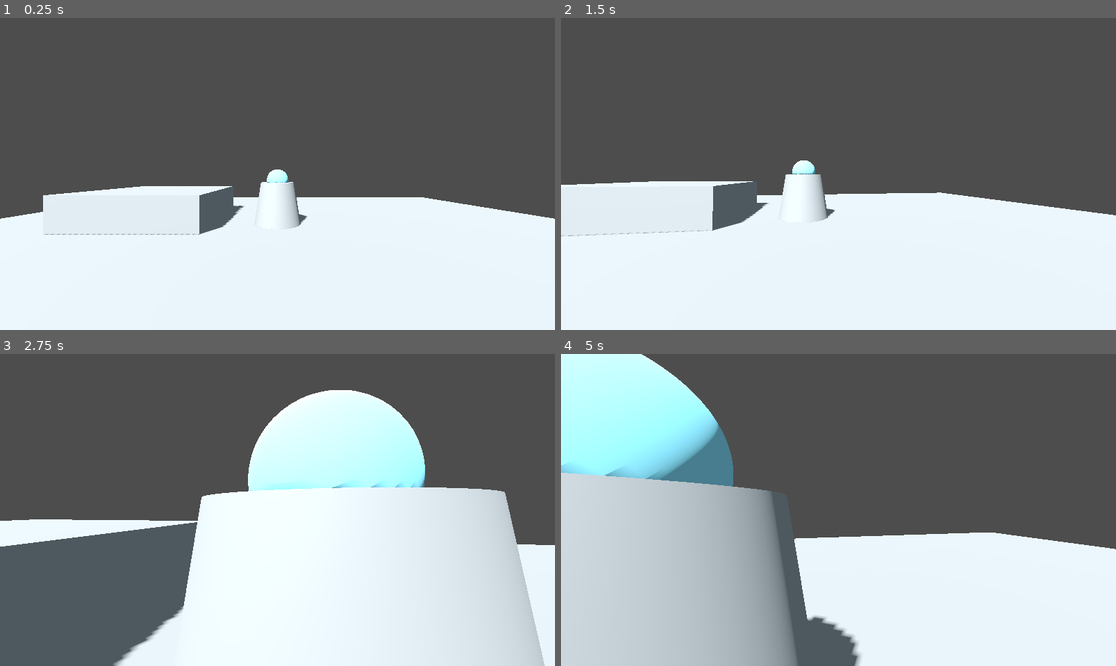
Above: before the commit, frames 1-4 (two rows, left to right).
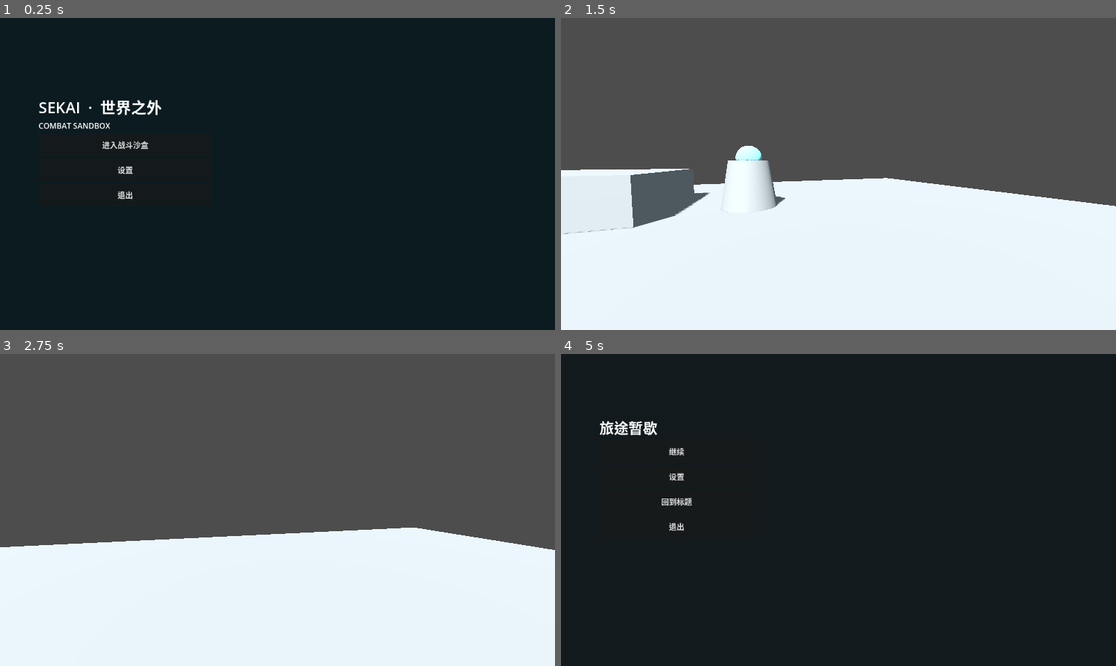
Above: after the commit, the same moments.

Repository: nanhudev/SEKAI
Game: Godot game, scene res://scenes/main/Main.tscn
Two runs of this game, one before a commit and one after it. Both use one fixed random seed, a clock stepped at 60 frames per second and the inputs below.
Inputs (mouse positions are in pixels of both pictures, inside the frame that each line leads up to):
- Up to frame 1 (0.25 s): no input
- Up to frame 2 (1.5 s): click (688, 145) at 0.5 s, where only the run after the commit has a clickable "进入战斗沙盒"; tap Enter at 1.25 s; move the mouse to (866, 174) at 1.27 s; hold W (move_forward) from 1.28 s (still down); hold Right mouse button (block) from 1.28 s (still down); click (866, 174) at 1.42 s
- Up to frame 3 (2.75 s): keep holding W (move_forward); tap Space (jump) at 1.52, 2.27 s; move the mouse to (249, 510) at 2.02 s; release Right mouse button (block) at 2.03 s; tap Q (dodge) at 2.1 s; click (249, 510) at 2.17 s
- Up to frame 4 (5 s): keep holding W (move_forward); move the mouse to (849, 503) at 2.77 s; hold Z (fire_cast) 2.78-3.53 s; click (849, 503) at 2.92 s; move the mouse to (832, 516) at 3.52 s; tap R (frost_cast) at 3.6 s; click (832, 516) at 3.67 s; tap Space (jump) at 3.77, 4.52 s; move the mouse to (877, 513) at 4.27 s; hold F (heavy_attack) from 4.28 s (still down); click (877, 513) at 4.42 s; tap Escape (ui_cancel) at 4.9 s

The runs differ from the first frame. In frame 1, 100% of the frame differs, in the area x 0-100%, y 0-100%; in frame 2, 6.6%; in frame 3, 32%; in frame 4, 100%.

Commit message:
feat: add Godot combat menu and pause flow

Diff:
--- a/godot/scenes/main/Main.tscn
+++ b/godot/scenes/main/Main.tscn
@@ -1,7 +1,17 @@
-[gd_scene load_steps=2 format=3]
+[gd_scene load_steps=5 format=3]
 
-[ext_resource type="PackedScene" path="res://scenes/combat/CombatSandbox.tscn" id="1"]
+[ext_resource type="Script" path="res://scripts/systems/main_flow.gd" id="1"]
+[ext_resource type="PackedScene" path="res://scenes/ui/MainMenu.tscn" id="2"]
+[ext_resource type="PackedScene" path="res://scenes/ui/PauseMenu.tscn" id="3"]
+[ext_resource type="PackedScene" path="res://scenes/ui/SettingsMenu.tscn" id="4"]
 
-[node name="Main" type="Node3D"]
+[node name="Main" type="Node"]
+script = ExtResource("1")
 
-[node name="CombatSandbox" parent="." instance=ExtResource("1")]
+[node name="MainMenu" parent="." instance=ExtResource("2")]
+
+[node name="PauseMenu" parent="." instance=ExtResource("3")]
+visible = false
+
+[node name="SettingsMenu" parent="." instance=ExtResource("4")]
+visible = false
--- /dev/null
+++ b/godot/scenes/ui/MainMenu.tscn
@@ -0,0 +1,10 @@
+[gd_scene load_steps=2 format=3]
+
+[ext_resource type="Script" path="res://scripts/systems/main_menu.gd" id="1"]
+
+[node name="MainMenu" type="Control"]
+layout_mode = 3
+anchors_preset = 15
+anchor_right = 1.0
+anchor_bottom = 1.0
+script = ExtResource("1")
--- /dev/null
+++ b/godot/scenes/ui/PauseMenu.tscn
@@ -0,0 +1,10 @@
+[gd_scene load_steps=2 format=3]
+
+[ext_resource type="Script" path="res://scripts/systems/pause_menu.gd" id="1"]
+
+[node name="PauseMenu" type="Control"]
+layout_mode = 3
+anchors_preset = 15
+anchor_right = 1.0
+anchor_bottom = 1.0
+script = ExtResource("1")
--- /dev/null
+++ b/godot/scenes/ui/SettingsMenu.tscn
@@ -0,0 +1,10 @@
+[gd_scene load_steps=2 format=3]
+
+[ext_resource type="Script" path="res://scripts/systems/settings_menu.gd" id="1"]
+
+[node name="SettingsMenu" type="Control"]
+layout_mode = 3
+anchors_preset = 15
+anchor_right = 1.0
+anchor_bottom = 1.0
+script = ExtResource("1")
--- /dev/null
+++ b/godot/scripts/systems/main_flow.gd
@@ -0,0 +1,100 @@
+extends Node
+
+@export var combat_scene: PackedScene = preload("res://scenes/combat/CombatSandbox.tscn")
+
+@onready var main_menu: Control = $MainMenu
+@onready var pause_menu: Control = $PauseMenu
+@onready var settings_menu: Control = $SettingsMenu
+
+var combat_sandbox: Node3D
+var settings_return_to_pause := false
+
+
+func _ready() -> void:
+	Input.mouse_mode = Input.MOUSE_MODE_VISIBLE
+	main_menu.start_pressed.connect(start_game)
+	main_menu.settings_pressed.connect(func() -> void: _open_settings(false))
+	main_menu.exit_pressed.connect(exit_game)
+	pause_menu.resume_pressed.connect(resume_game)
+	pause_menu.settings_pressed.connect(func() -> void: _open_settings(true))
+	pause_menu.title_pressed.connect(return_to_title)
+	pause_menu.exit_pressed.connect(exit_game)
+	settings_menu.back_pressed.connect(_close_settings)
+	settings_menu.fov_slider.value_changed.connect(_apply_settings)
+	settings_menu.sensitivity_slider.value_changed.connect(_apply_settings)
+
+
+func _unhandled_input(event: InputEvent) -> void:
+	if event.is_action_pressed("ui_cancel") and combat_sandbox != null and not settings_menu.visible:
+		if pause_menu.visible:
+			resume_game()
+		else:
+			pause_game()
+		get_viewport().set_input_as_handled()
+
+
+func start_game() -> void:
+	if combat_sandbox != null:
+		return
+	combat_sandbox = combat_scene.instantiate() as Node3D
+	add_child(combat_sandbox)
+	move_child(combat_sandbox, 0)
+	main_menu.visible = false
+	pause_menu.visible = false
+	settings_menu.visible = false
+	_apply_settings(0.0)
+	Input.mouse_mode = Input.MOUSE_MODE_CAPTURED
+
+
+func pause_game() -> void:
+	if combat_sandbox == null:
+		return
+	combat_sandbox.process_mode = Node.PROCESS_MODE_DISABLED
+	pause_menu.visible = true
+	Input.mouse_mode = Input.MOUSE_MODE_VISIBLE
+
+
+func resume_game() -> void:
+	if combat_sandbox == null:
+		return
+	combat_sandbox.process_mode = Node.PROCESS_MODE_INHERIT
+	pause_menu.visible = false
+	Input.mouse_mode = Input.MOUSE_MODE_CAPTURED
+
+
+func return_to_title() -> void:
+	if combat_sandbox != null:
+		combat_sandbox.queue_free()
+		combat_sandbox = null
+	Engine.time_scale = 1.0
+	pause_menu.visible = false
+	settings_menu.visible = false
+	main_menu.visible = true
+	Input.mouse_mode = Input.MOUSE_MODE_VISIBLE
+
+
+func exit_game() -> void:
+	get_tree().quit()
+
+
+func _open_settings(from_pause: bool) -> void:
+	settings_return_to_pause = from_pause
+	main_menu.visible = false
+	pause_menu.visible = false
+	settings_menu.visible = true
+	Input.mouse_mode = Input.MOUSE_MODE_VISIBLE
+
+
+func _close_settings() -> void:
+	settings_menu.visible = false
+	pause_menu.visible = settings_return_to_pause
+	main_menu.visible = not settings_return_to_pause
+
+
+func _apply_settings(_value: float) -> void:
+	if combat_sandbox == null:
+		return
+	var player: CharacterBody3D = combat_sandbox.get_node("Player")
+	var camera_feedback: CameraFeedbackController = player.get_node("CameraFeedbackController")
+	camera_feedback.base_fov = settings_menu.fov_slider.value
+	player.set("mouse_sensitivity", settings_menu.sensitivity_slider.value)
--- /dev/null
+++ b/godot/scripts/systems/main_menu.gd
@@ -0,0 +1,34 @@
+extends Control
+
+signal start_pressed
+signal settings_pressed
+signal exit_pressed
+
+
+func _ready() -> void:
+	var background := ColorRect.new()
+	background.color = Color("0b1b20")
+	background.set_anchors_and_offsets_preset(Control.PRESET_FULL_RECT)
+	add_child(background)
+	var rows := VBoxContainer.new()
+	rows.position = Vector2(80, 160)
+	rows.custom_minimum_size = Vector2(360, 280)
+	add_child(rows)
+	var title := Label.new()
+	title.text = "SEKAI  ·  世界之外"
+	title.add_theme_font_size_override("font_size", 32)
+	rows.add_child(title)
+	var subtitle := Label.new()
+	subtitle.text = "COMBAT SANDBOX"
+	rows.add_child(subtitle)
+	_add_button(rows, "进入战斗沙盒", func() -> void: start_pressed.emit())
+	_add_button(rows, "设置", func() -> void: settings_pressed.emit())
+	_add_button(rows, "退出", func() -> void: exit_pressed.emit())
+
+
+func _add_button(parent: VBoxContainer, title: String, callback: Callable) -> void:
+	var button := Button.new()
+	button.text = title
+	button.custom_minimum_size = Vector2(300, 48)
+	button.pressed.connect(callback)
+	parent.add_child(button)
--- /dev/null
+++ b/godot/scripts/systems/pause_menu.gd
@@ -0,0 +1,33 @@
+extends Control
+
+signal resume_pressed
+signal settings_pressed
+signal title_pressed
+signal exit_pressed
+
+
+func _ready() -> void:
+	var background := ColorRect.new()
+	background.color = Color(0.02, 0.06, 0.08, 0.82)
+	background.set_anchors_and_offsets_preset(Control.PRESET_FULL_RECT)
+	add_child(background)
+	var rows := VBoxContainer.new()
+	rows.position = Vector2(80, 130)
+	rows.custom_minimum_size = Vector2(320, 300)
+	add_child(rows)
+	var title := Label.new()
+	title.text = "旅途暂歇"
+	title.add_theme_font_size_override("font_size", 30)
+	rows.add_child(title)
+	_add_button(rows, "继续", func() -> void: resume_pressed.emit())
+	_add_button(rows, "设置", func() -> void: settings_pressed.emit())
+	_add_button(rows, "回到标题", func() -> void: title_pressed.emit())
+	_add_button(rows, "退出", func() -> void: exit_pressed.emit())
+
+
+func _add_button(parent: VBoxContainer, title: String, callback: Callable) -> void:
+	var button := Button.new()
+	button.text = title
+	button.custom_minimum_size = Vector2(300, 48)
+	button.pressed.connect(callback)
+	parent.add_child(button)
--- /dev/null
+++ b/godot/scripts/systems/settings_menu.gd
@@ -0,0 +1,48 @@
+extends Control
+
+signal back_pressed
+
+var fov_slider: HSlider
+var sensitivity_slider: HSlider
+
+
+func _ready() -> void:
+	var background := ColorRect.new()
+	background.color = Color("0b1b20")
+	background.set_anchors_and_offsets_preset(Control.PRESET_FULL_RECT)
+	add_child(background)
+	var rows := VBoxContainer.new()
+	rows.position = Vector2(80, 120)
+	rows.custom_minimum_size = Vector2(420, 360)
+	add_child(rows)
+	var title := Label.new()
+	title.text = "设置"
+	title.add_theme_font_size_override("font_size", 30)
+	rows.add_child(title)
+	rows.add_child(_label("视野角度"))
+	fov_slider = _slider(60.0, 100.0, 75.0)
+	rows.add_child(fov_slider)
+	rows.add_child(_label("鼠标灵敏度"))
+	sensitivity_slider = _slider(0.001, 0.006, 0.0024)
+	sensitivity_slider.step = 0.0001
+	rows.add_child(sensitivity_slider)
+	var back := Button.new()
+	back.text = "返回"
+	back.custom_minimum_size = Vector2(300, 48)
+	back.pressed.connect(func() -> void: back_pressed.emit())
+	rows.add_child(back)
+
+
+func _label(value: String) -> Label:
+	var label := Label.new()
+	label.text = value
+	return label
+
+
+func _slider(minimum: float, maximum: float, value: float) -> HSlider:
+	var slider := HSlider.new()
+	slider.min_value = minimum
+	slider.max_value = maximum
+	slider.value = value
+	slider.custom_minimum_size = Vector2(340, 28)
+	return slider
--- /dev/null
+++ b/godot/tests/menu_flow_integration.gd
@@ -0,0 +1,54 @@
+extends SceneTree
+
+
+func _initialize() -> void:
+	call_deferred("_run")
+
+
+func _run() -> void:
+	var scene: PackedScene = load("res://scenes/main/Main.tscn")
+	var main: Node = scene.instantiate()
+	root.add_child(main)
+	await process_frame
+	if not main.main_menu.visible or main.combat_sandbox != null:
+		_fail("Expected main menu on launch")
+		return
+	main.main_menu.start_pressed.emit()
+	await process_frame
+	if main.combat_sandbox == null or main.main_menu.visible:
+		_fail("Main menu did not enter combat sandbox")
+		return
+	main.pause_game()
+	if not main.pause_menu.visible or main.combat_sandbox.process_mode != Node.PROCESS_MODE_DISABLED:
+		_fail("Pause did not stop sandbox processing")
+		return
+	main.pause_menu.settings_pressed.emit()
+	if not main.settings_menu.visible:
+		_fail("Settings did not open from pause")
+		return
+	main.settings_menu.back_pressed.emit()
+	if not main.pause_menu.visible:
+		_fail("Settings did not return to pause")
+		return
+	main.pause_menu.resume_pressed.emit()
+	if main.pause_menu.visible or main.combat_sandbox.process_mode != Node.PROCESS_MODE_INHERIT:
+		_fail("Resume did not restore sandbox")
+		return
+	main.pause_game()
+	main.pause_menu.title_pressed.emit()
+	await process_frame
+	if not main.main_menu.visible or main.combat_sandbox != null:
+		_fail("Return to title failed")
+		return
+	main.main_menu.start_pressed.emit()
+	await process_frame
+	if main.combat_sandbox == null:
+		_fail("Restart after returning to title failed")
+		return
+	print("PASS: menu, combat, pause, settings, title and restart flow")
+	quit(0)
+
+
+func _fail(reason: String) -> void:
+	push_error(reason)
+	quit(1)
Not shown, added: godot/scripts/systems/main_flow.gd.uid
Not shown, added: godot/scripts/systems/main_menu.gd.uid
Not shown, added: godot/scripts/systems/pause_menu.gd.uid
Not shown, added: godot/scripts/systems/settings_menu.gd.uid
Not shown, added: godot/tests/menu_flow_integration.gd.uid
Not shown, changed: docs/STATUS.md
